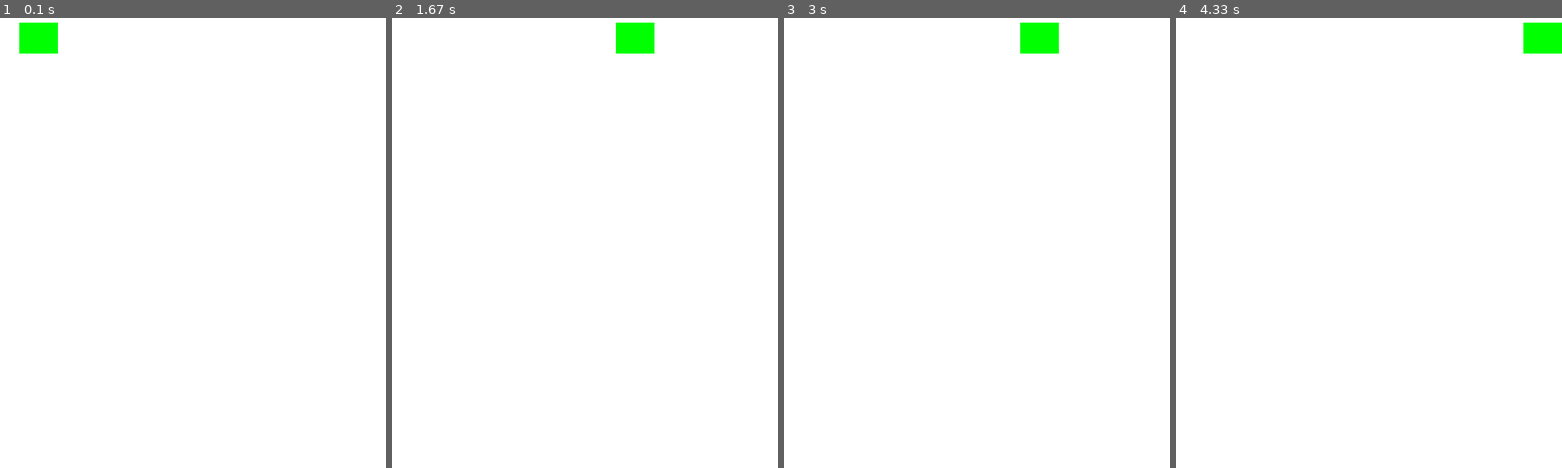
Above: before the commit, frames 1-4 (left to right).
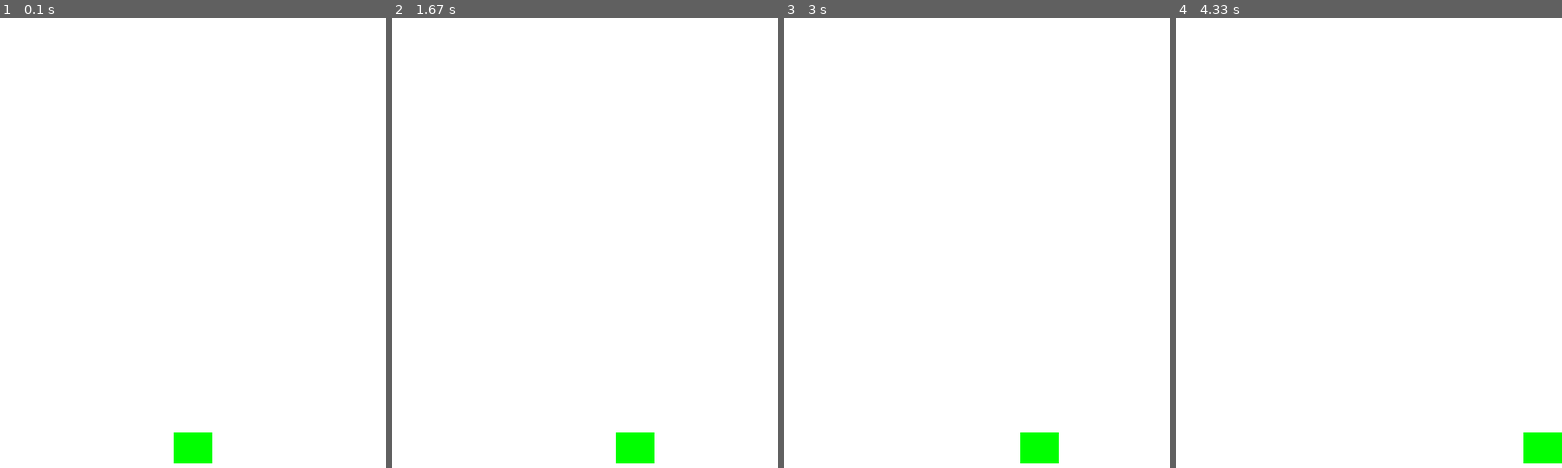
Above: after the commit, the same moments.

Repository: EasonChen11/pythonProject_pygame
Game: pygame game, started from main.py
Two runs of this game, one before a commit and one after it. Both use one fixed random seed, a clock stepped at 60 frames per second and the inputs below.
Inputs:
- Up to frame 1 (0.1 s): no input
- Up to frame 2 (1.67 s): hold Right 0.33-0.8 s; hold Right 0.83-1.3 s; hold Left from 1.33 s (still down)
- Up to frame 3 (3 s): release Left at 1.87 s; hold Left 1.9-2.3 s; hold Right 2.33-2.97 s
- Up to frame 4 (4.33 s): hold Left 3-3.47 s; hold Right 3.5-3.97 s; hold Right from 4 s (still down)

The runs differ from the first frame. In frame 1, 1.4% of the frame differs, in the area x 5-55%, y 1-99%; in frame 2, 1.4%; in frame 3, 1.4%; in frame 4, 1.4%.

Commit message:
sprite 飛船

Diff:
--- a/main.py
+++ b/main.py
@@ -16,9 +16,11 @@
         self.image = pygame.Surface((50, 40))   # 創造平面
         self.image.fill((0, 255, 0))    # 設定平面顏色
         self.rect = self.image.get_rect()   # 把圖片加框線(可設定中心、上方...) (自己的邊界=圖片框線)(rect=rectangle矩形)
-        self.rect.x = 200                   # 設定座標位
-        self.rect.y = 200
-        self.rect.center = (50, 40)
+        # self.rect.x = 200                   # 設定座標位
+        # self.rect.y = 200
+        self.rect.centerx  = WIDTH/2
+        self.rect.bottom = HEIGHT - 10
+        self.speedx = 8
     def update(self):
         key_pressed = pygame.key.get_pressed()  # 取得鍵盤哪個鍵被按下的bool，函式會傳回list包含每個按鍵的bool(有按=True,else=False)
         if key_pressed[pygame.K_RIGHT]:
